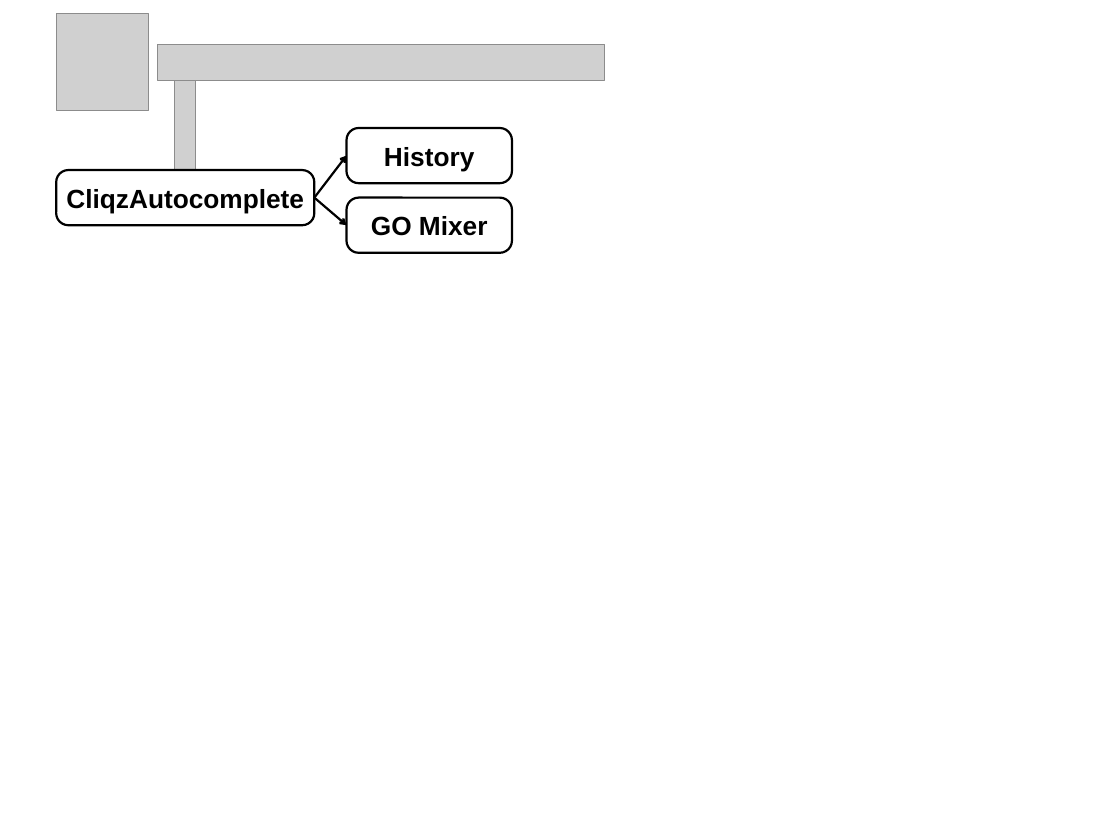
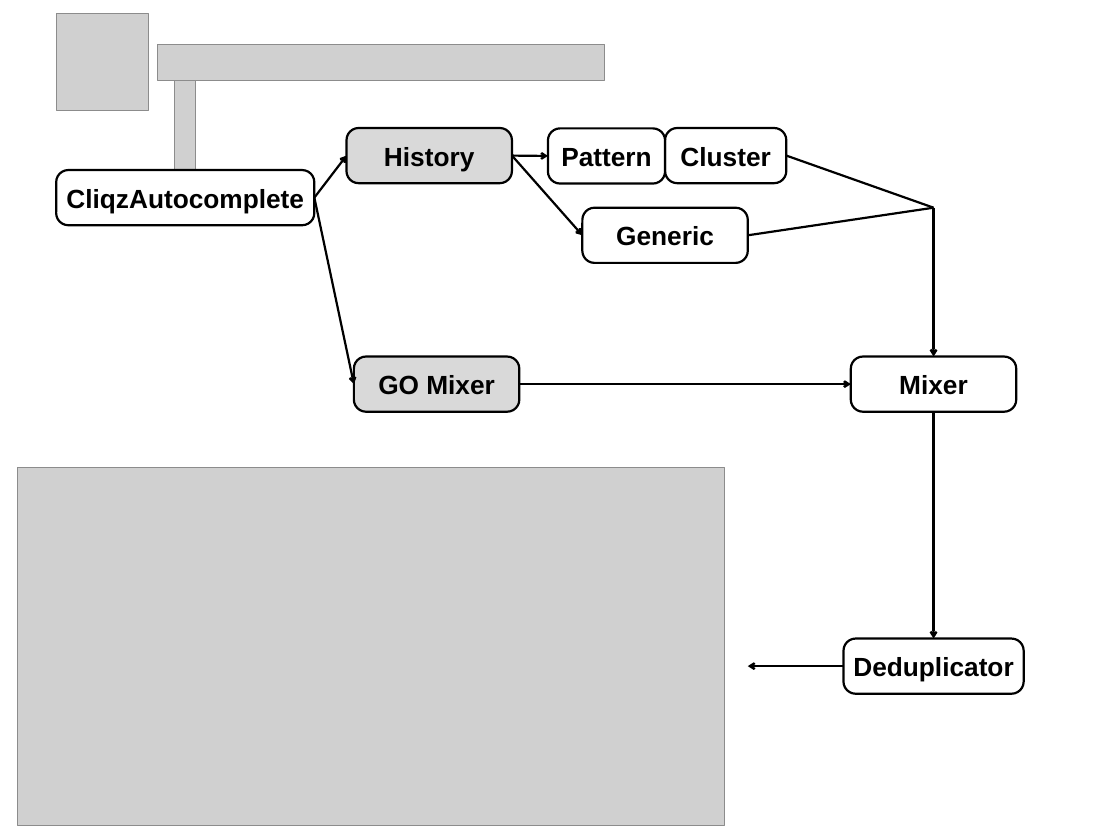
Before and after one commit to chrmod/browser-core, a slide deck: slide 7 of docu/CLIQZ for Firefox - garage0.51.pptx (slide 6 before the commit). Drawn at 1120x840 pixels with LibreOffice and Linux fonts; fonts in the diff are those of the drawing; grey boxes stand for pictures. Boxes give left, top, right and bottom in pixels: in the first picture for what was removed or moved away, otherwise in the second. Text is boxed around its words. In the diff, an @@ line names an element or a change of style, - is before the commit and + after.

Commit message:
presentation final

```diff
--- a/docu/CLIQZ for Firefox - garage0.51.pptx
+++ b/docu/CLIQZ for Firefox - garage0.51.pptx
@@ rounded rectangle "History" at (x1=347, y1=128, x2=512, y2=184): fill #FFFFFF to #D9D9D9 @@
@@ rounded rectangle added at (x1=548, y1=128, x2=666, y2=184), fill #FFFFFF, outline #000000 2 pt, 24 pt, text #000000, bold @@
+Pattern
@@ rounded rectangle added at (x1=666, y1=128, x2=787, y2=184), fill #FFFFFF, outline #000000 2 pt, 24 pt, text #000000, bold @@
+Cluster
@@ arrow added from (512, 156) to (548, 156), #000000 2 pt @@
@@ arrow added from (512, 156) to (583, 235), #000000 2 pt @@
@@ line added from (787, 156) to (933, 208), #000000 2 pt @@
@@ arrow moved from (314, 198) - (347, 225) to (314, 198) - (354, 384) @@
@@ rounded rectangle added at (x1=583, y1=208, x2=748, y2=263), fill #FFFFFF, outline #000000 2 pt, 24 pt, text #000000, bold @@
+Generic
@@ line added from (748, 235) to (933, 208), #000000 2 pt @@
@@ arrow added from (933, 208) to (933, 357), #000000 2 pt @@
@@ rounded rectangle "GO Mixer" at (x1=354, y1=357, x2=519, y2=412): fill #FFFFFF to #D9D9D9 @@
@@ rounded rectangle "GO Mixer" moved from (x1=347, y1=198, x2=512, y2=253) to (x1=354, y1=357, x2=519, y2=412) @@
@@ rounded rectangle added at (x1=851, y1=357, x2=1016, y2=412), fill #FFFFFF, outline #000000 2 pt, 24 pt, text #000000, bold @@
+Mixer
@@ arrow added from (519, 384) to (851, 384), #000000 2 pt @@
@@ arrow added from (933, 412) to (933, 639), #000000 2 pt @@
@@ picture added at (x1=17, y1=467, x2=725, y2=825) @@
@@ rounded rectangle added at (x1=844, y1=639, x2=1024, y2=694), fill #FFFFFF, outline #000000 2 pt, 24 pt, text #000000, bold @@
+Deduplicator
@@ arrow added from (844, 666) to (748, 666), #000000 2 pt @@
```
Also in this commit, not shown: 2 other slides changed, 3 slides added, 3 slides removed, 3 other files.
